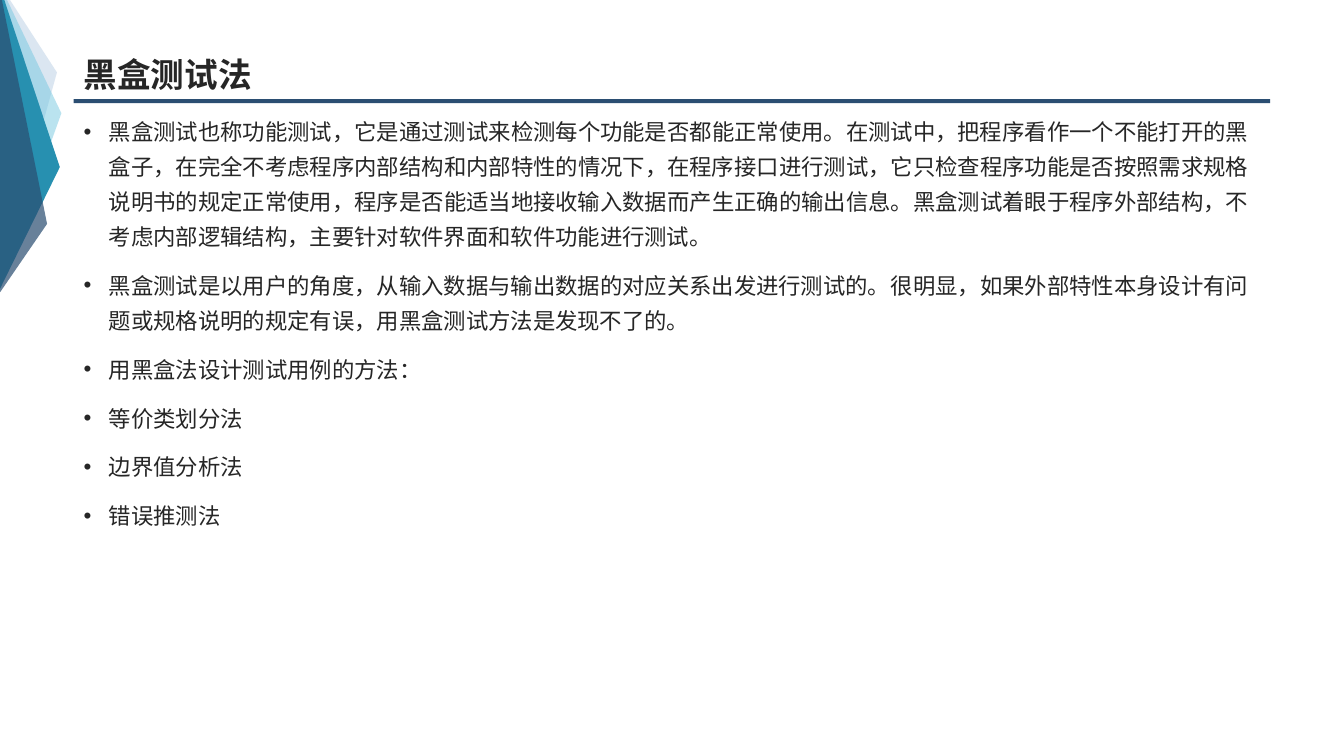
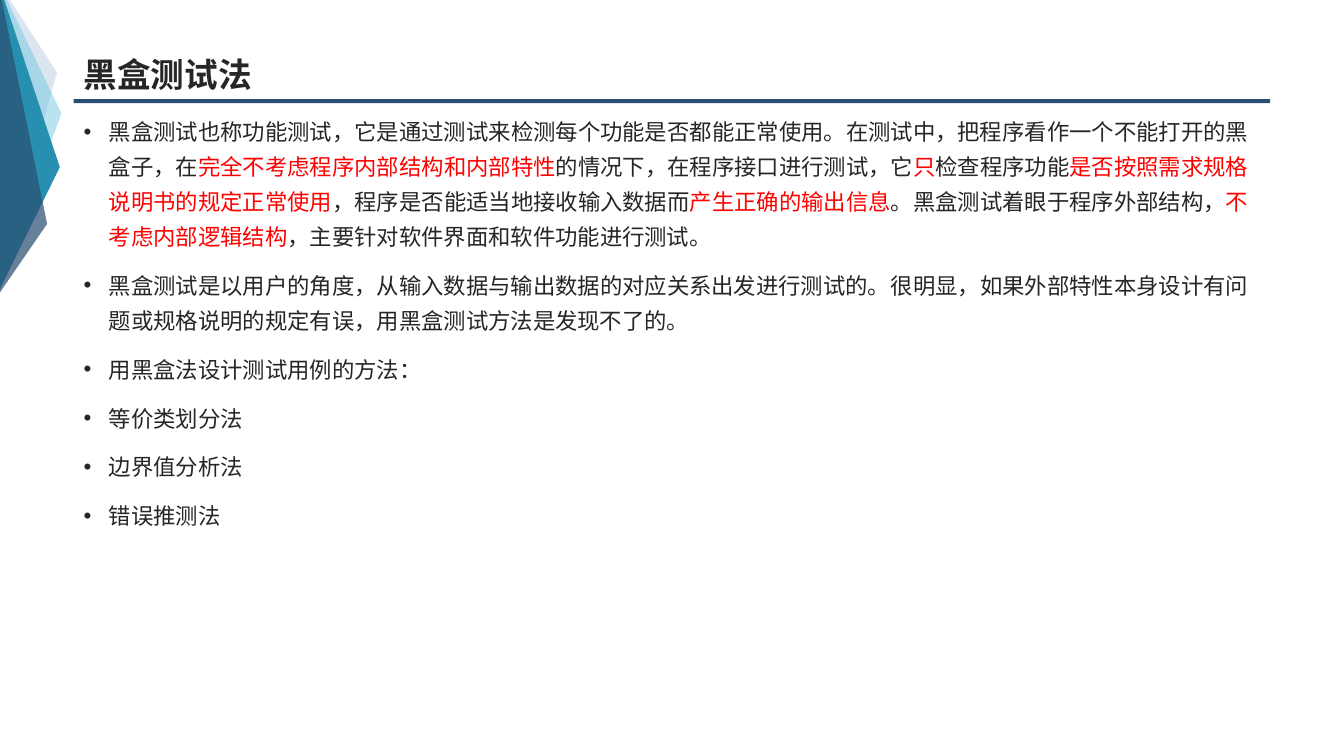
Before and after one commit to group-fourteen/G14-, a slide deck: slide 14 of 翻转课堂/7.5确认测试.ppt (slide 15 before the commit). Drawn at 1344x756 pixels with LibreOffice and Linux fonts; fonts in the diff are those of the drawing. Boxes give left, top, right and bottom in pixels: in the first picture for what was removed or moved away, otherwise in the second. Text is boxed around its words. In the diff, an @@ line names an element or a change of style, - is before the commit and + after.

```diff
--- a/翻转课堂/7.5确认测试.ppt
+++ b/翻转课堂/7.5确认测试.ppt
@@ text at <box>109,121,1248,247</box>: text colour #262626 to #FF0000 in "黑盒测试也称功能测试，它是通过测试来检测每个功能是否都能正常使用。在测试中，把程序看作一个不能打开的黑盒子，在完全不考虑 ..." @@
```
Also in this commit, not shown: 20 other slides changed, 1 slide removed.
